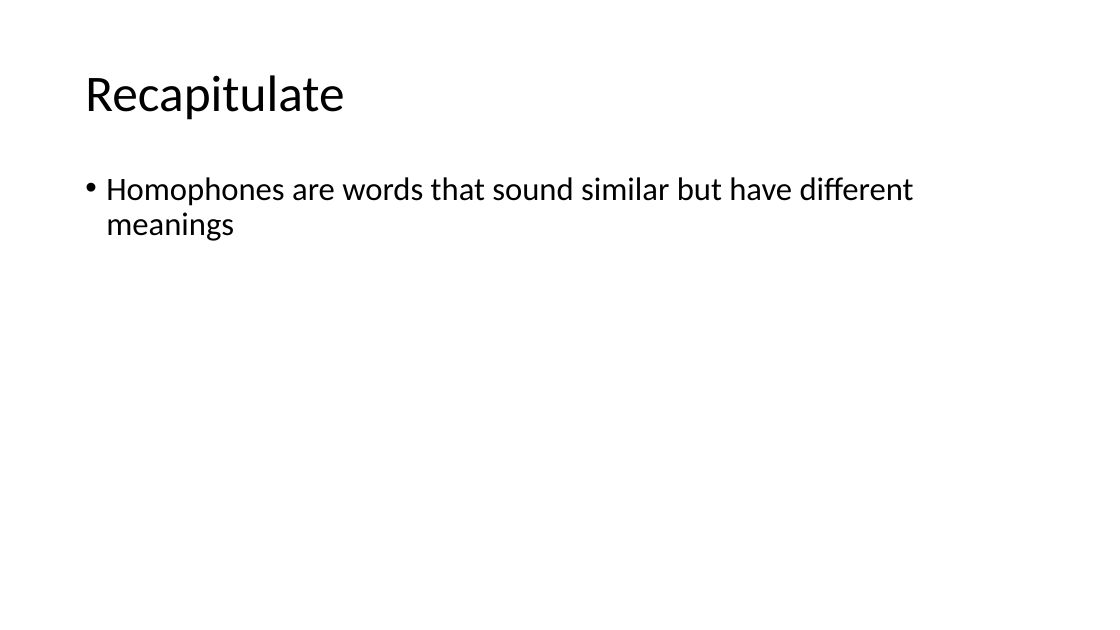
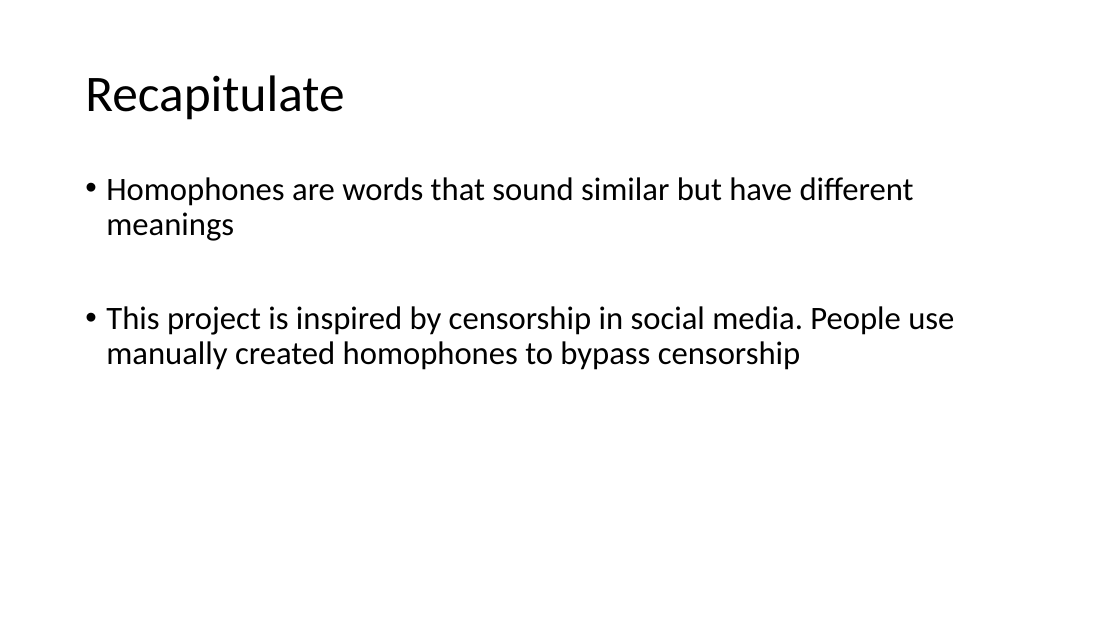
Before and after one commit to LNQ1997/CPSC532V-project, a slide deck: slide 2 of final_presentation.pptx. Drawn at 1120x630 pixels with LibreOffice and Linux fonts; fonts in the diff are those of the drawing. Boxes give left, top, right and bottom in pixels: in the first picture for what was removed or moved away, otherwise in the second. Text is boxed around its words. In the diff, an @@ line names an element or a change of style, - is before the commit and + after.

```diff
--- a/final_presentation.pptx
+++ b/final_presentation.pptx
@@ text at [106,306,954,370]: paragraph added @@
+• This project is inspired by censorship in social media. People use manually created homophones to bypass censorship
```
Also in this commit, not shown: 19 slides added, 4 slides removed.
